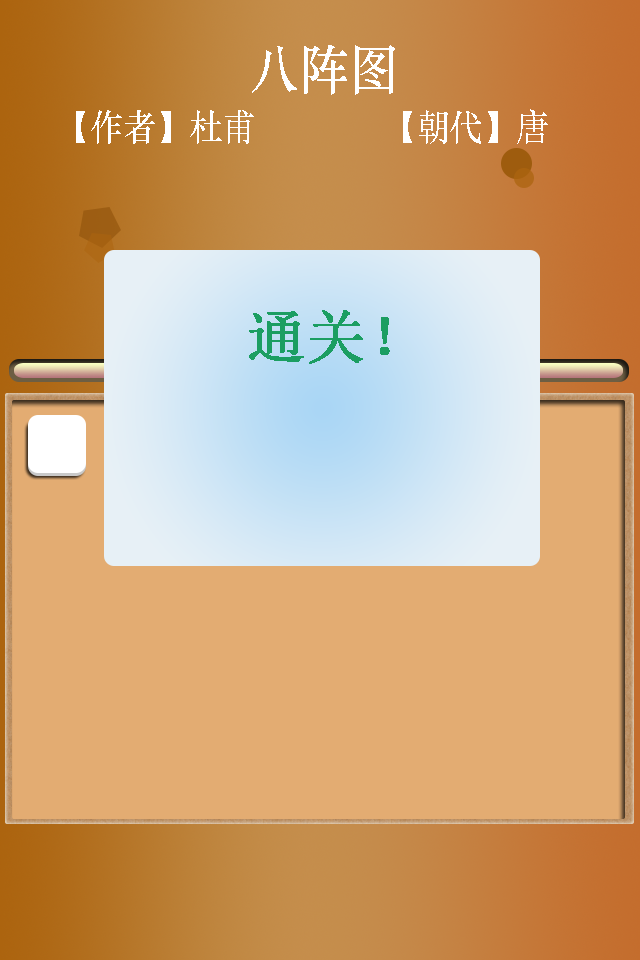
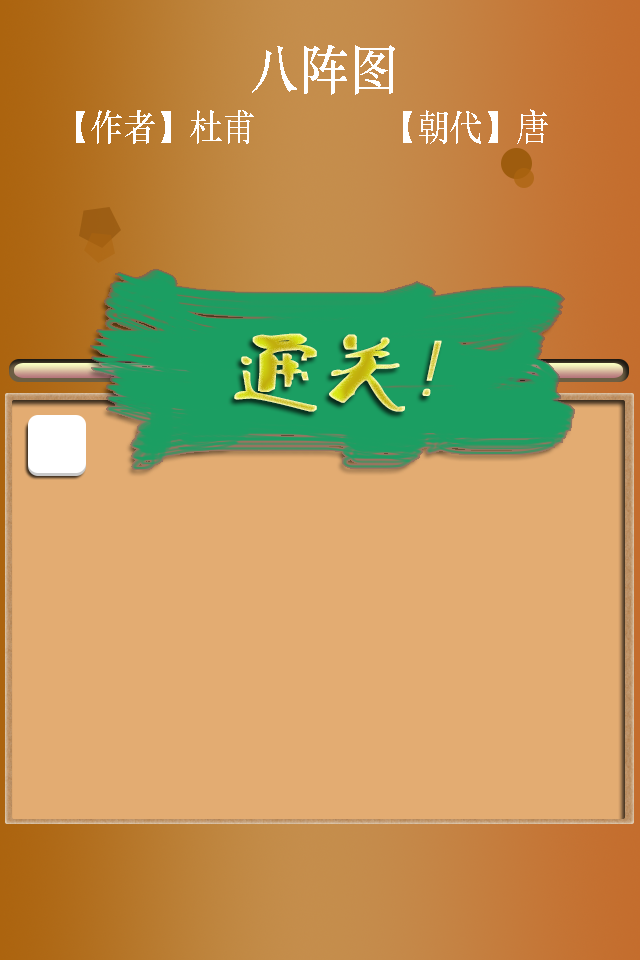
Layered file, before and after one edit (w=640, h=960). Changes by layer:
added layer "通关！" (1st of 2, in "关卡结束") in group "关卡结束" over [left=234, top=333, right=442, bottom=412]
added layer "通关背景" in group "关卡结束" over [left=90, top=269, right=575, bottom=470]
hid "通关！" (2nd of 2, in "关卡结束") over [left=249, top=310, right=390, bottom=364]
removed layer "圆角矩形 1" from group "关卡结束" over [left=104, top=250, right=540, bottom=566]
painted on "进度条" over [left=87, top=363, right=560, bottom=378]
